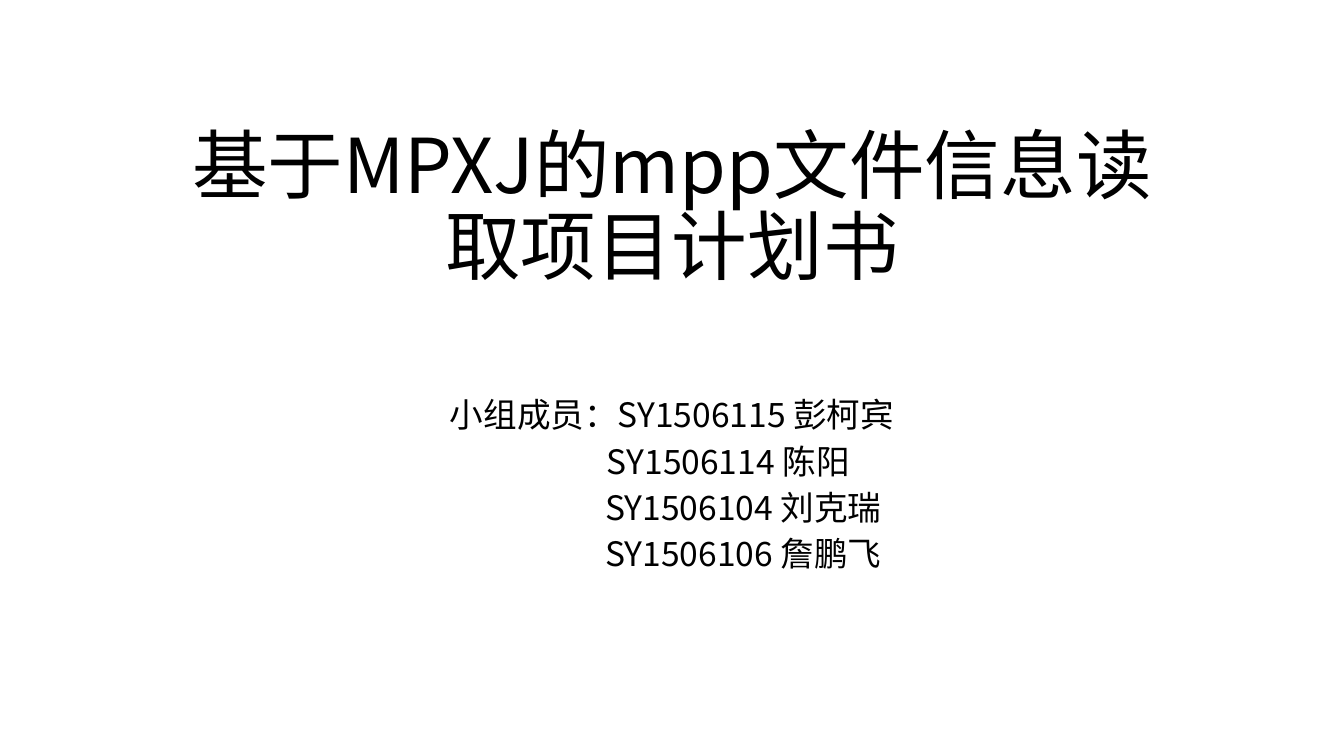
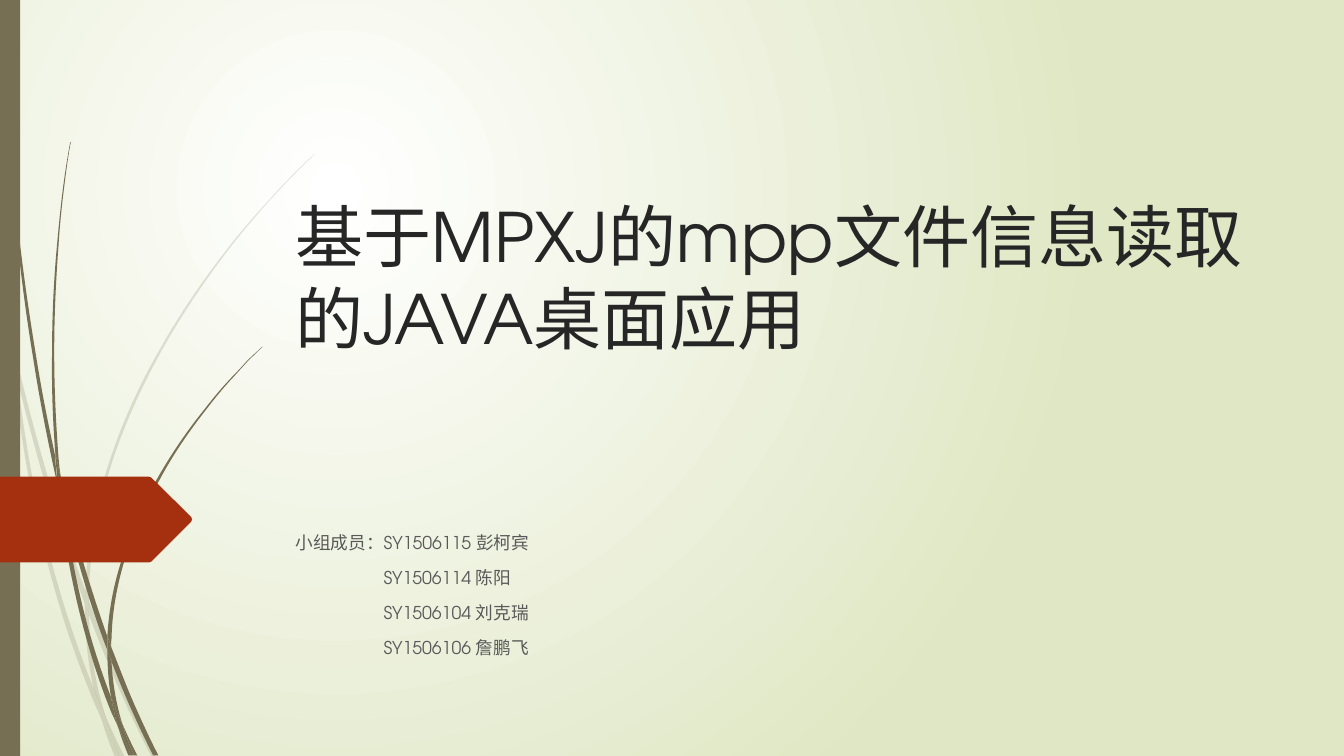
Before and after one commit to bhsei/16TeamD, a slide deck: slide 1 of 项目展示PPT/项目计划书PPT.pptx. Drawn at 1344x756 pixels with LibreOffice and Linux fonts; fonts in the diff are those of the drawing. Boxes give left, top, right and bottom in pixels: in the first picture for what was removed or moved away, otherwise in the second. Text is boxed around its words. In the diff, an @@ line names an element or a change of style, - is before the commit and + after.

Commit message:
项目计划书PPT第二版

```diff
--- a/项目展示PPT/项目计划书PPT.pptx
+++ b/项目展示PPT/项目计划书PPT.pptx
@@ background #CCE8CF to gradient #FFFFFF to #DFE8C4 @@
@@ rectangle added at (0, 0, 20, 756), fill #766F54 @@
@@ title at (295, 193, 1242, 275): text changed; size 54 to 48.6 pt; font Noto Sans CJK SC to TeX Gyre Adventor; text colour #000000 to #262626 @@
-基于MPXJ的mpp文件信息读取项目计划书
+基于MPXJ的mpp文件信息读取的JAVA桌面应用
@@ freeform shape added at (0, 477, 193, 563), fill #A53010 @@
@@ subtitle "小组成员：SY1506115 彭柯宾": place and size @@
-subtitle "小组成员：SY1506115 彭柯宾" at (450, 398, 894, 569)
+subtitle "小组成员：SY1506115 彭柯宾" at (295, 534, 529, 656)
@@ subtitle "小组成员：SY1506115 彭柯宾" at (295, 534, 529, 656): size 24 to 12.6 pt, font Noto Sans CJK SC to TeX Gyre Adventor, text colour #000000 to #595959; alignment centre to left; line spacing 0.8 to 1 @@
@@ group added at (0, 154, 315, 756): 10 freeform shapes @@
@@ group added at (3, 0, 262, 756): 12 freeform shapes @@
```
Also in this commit, not shown: 6 other slides changed, 1 slide added.
